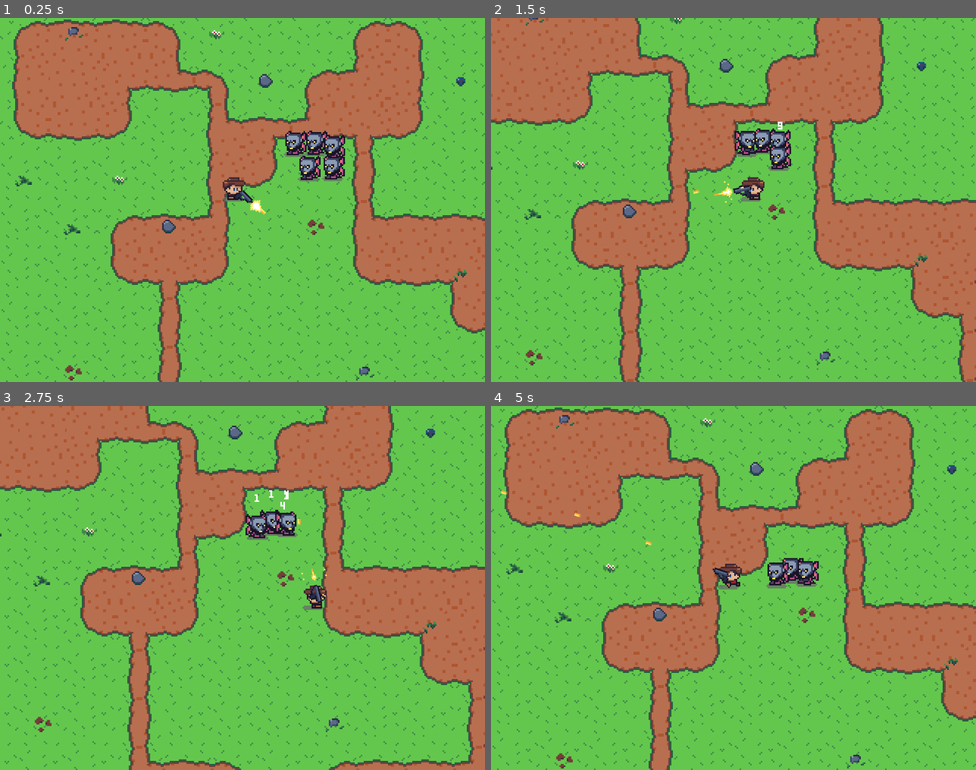
Above: before the commit, frames 1-4 (two rows, left to right).
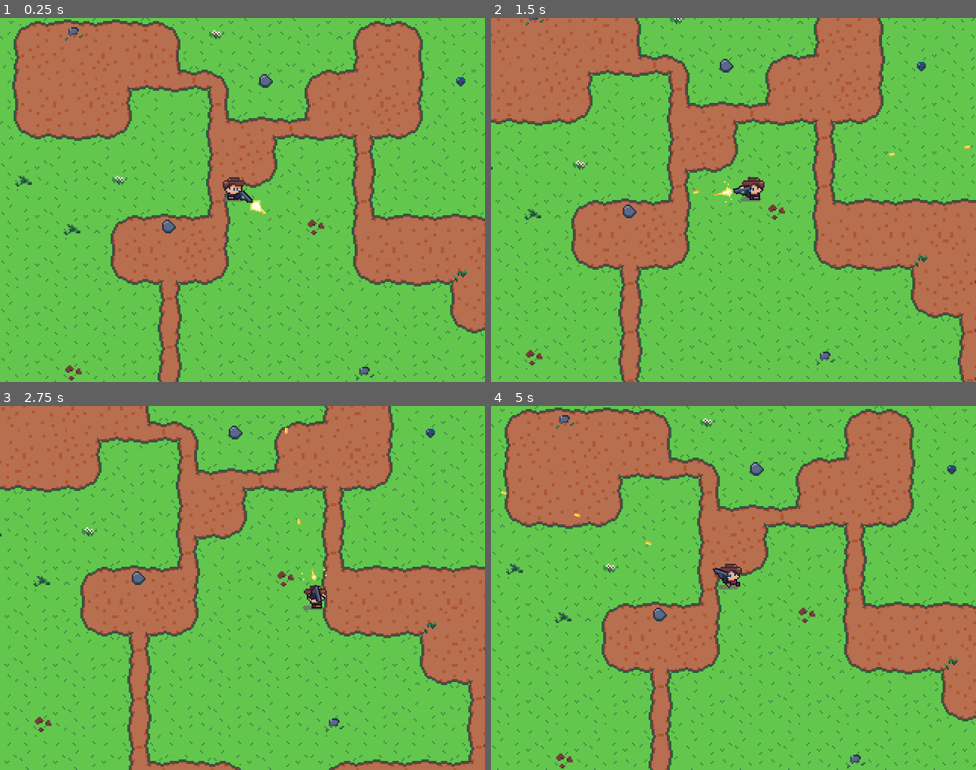
Above: after the commit, the same moments.

Repository: nicolasbize/Godot-401-Swarmed
Game: Godot game, scene res://scenes/world/world.tscn
Two runs of this game, one before a commit and one after it. Both use one fixed random seed, a clock stepped at 60 frames per second and the inputs below.
Inputs (mouse positions are in pixels of both pictures, inside the frame that each line leads up to):
- Up to frame 1 (0.25 s): no input
- Up to frame 2 (1.5 s): move the mouse to (840, 181) at 0.52 s; hold D (move_right) 0.53-1.28 s; move the mouse to (636, 218) at 1.27 s; hold S (move_down) from 1.28 s (still down)
- Up to frame 3 (2.75 s): move the mouse to (291, 507) at 2.02 s; release S (move_down) at 2.03 s; hold D (move_right) from 2.03 s (still down)
- Up to frame 4 (5 s): move the mouse to (709, 660) at 2.77 s; release D (move_right) at 2.78 s; hold W (move_up) 2.78-3.53 s; move the mouse to (879, 642) at 3.52 s; hold A (move_left) from 3.53 s (still down); move the mouse to (588, 533) at 4.27 s

The runs differ from the first frame. In frame 1, 1.3% of the frame differs, in the area x 58-72%, y 30-45%; in frame 2, 1.0%; in frame 3, 0.8%; in frame 4, 0.8%.

Commit message:
completed GD405

Diff:
--- /dev/null
+++ b/scenes/coin/coin.gd
@@ -0,0 +1,18 @@
+class_name Coin
+extends Area2D
+
+enum CoinType {Bronze, Jade, Diamond, Sapphire}
+
+@onready var coin_sprite: Sprite2D = $CoinSprite
+
+@export var type := CoinType.Bronze
+
+func _ready() -> void:
+	coin_sprite.frame = type
+
+func _on_body_entered(body: Node2D) -> void:
+	if body is Player:
+		var player : Player = body
+		var coin_values : Array[int] = [1, 3, 5, 10]
+		player.add_coins(coin_values[type])
+		queue_free()
--- /dev/null
+++ b/scenes/coin/coin.tscn
@@ -0,0 +1,63 @@
+[gd_scene format=3 uid="uid://dswu53ogcn3n4"]
+
+[ext_resource type="Script" uid="uid://bbt4s6b20b55e" path="res://scenes/coin/coin.gd" id="1_u0637"]
+[ext_resource type="Texture2D" uid="uid://dayb3h7k8abpw" path="res://assets/textures/coin.png" id="1_yr0ns"]
+
+[sub_resource type="CircleShape2D" id="CircleShape2D_cbyeo"]
+radius = 5.0
+
+[sub_resource type="Animation" id="Animation_yr0ns"]
+length = 0.001
+tracks/0/type = "value"
+tracks/0/imported = false
+tracks/0/enabled = true
+tracks/0/path = NodePath("CoinSprite:position")
+tracks/0/interp = 1
+tracks/0/loop_wrap = true
+tracks/0/keys = {
+"times": PackedFloat32Array(0),
+"transitions": PackedFloat32Array(1),
+"update": 0,
+"values": [Vector2(0, 0)]
+}
+
+[sub_resource type="Animation" id="Animation_u0637"]
+resource_name = "spawn"
+length = 0.5
+step = 0.025
+tracks/0/type = "value"
+tracks/0/imported = false
+tracks/0/enabled = true
+tracks/0/path = NodePath("CoinSprite:position")
+tracks/0/interp = 2
+tracks/0/loop_wrap = true
+tracks/0/keys = {
+"times": PackedFloat32Array(0, 0.2, 0.25, 0.3, 0.5),
+"transitions": PackedFloat32Array(1, 1, 1, 1, 1),
+"update": 0,
+"values": [Vector2(0, 0), Vector2(0, -7), Vector2(0, -8), Vector2(0, -7), Vector2(0, 0)]
+}
+
+[sub_resource type="AnimationLibrary" id="AnimationLibrary_5vuvm"]
+_data = {
+&"RESET": SubResource("Animation_yr0ns"),
+&"spawn": SubResource("Animation_u0637")
+}
+
+[node name="Coin" type="Area2D" unique_id=255637011]
+collision_layer = 16
+collision_mask = 2
+script = ExtResource("1_u0637")
+
+[node name="CoinSprite" type="Sprite2D" parent="." unique_id=521092802]
+texture = ExtResource("1_yr0ns")
+hframes = 4
+
+[node name="CollisionShape2D" type="CollisionShape2D" parent="." unique_id=103034390]
+shape = SubResource("CircleShape2D_cbyeo")
+
+[node name="AnimationPlayer" type="AnimationPlayer" parent="." unique_id=1399818779]
+libraries/ = SubResource("AnimationLibrary_5vuvm")
+autoplay = &"spawn"
+
+[connection signal="body_entered" from="." to="." method="_on_body_entered"]
--- a/scenes/enemy/enemy.gd
+++ b/scenes/enemy/enemy.gd
@@ -2,7 +2,7 @@
 extends CharacterBody2D
 
 signal damage_received(damage_global_position: Vector2, damage_amount: int)
-signal destroyed(enemy_global_position: Vector2, extra_damage: int)
+signal destroyed(enemy_global_position: Vector2, extra_damage: int, reward_type: Coin.CoinType)
 
 @onready var animation_player: AnimationPlayer = $AnimationPlayer
 @onready var timer: Timer = $Timer
@@ -13,6 +13,7 @@
 @export var player : Player = null
 @export var speed : float = 10.0
 @export var max_health := 10
+@export var reward : Coin.CoinType
 
 enum State {Moving, Hurting, Dying}
 
@@ -49,7 +50,7 @@
 		if current_health == 0:
 			current_state = State.Dying
 			extra_damage = extra_damage / 2
-			destroyed.emit(global_position, extra_damage)
+			destroyed.emit(global_position, extra_damage, reward)
 			queue_free()
 
 func recover() -> void:
--- a/scenes/player/player.gd
+++ b/scenes/player/player.gd
@@ -9,25 +9,53 @@
 @onready var weapon: Weapon = $WeaponPivot/Weapon
 @onready var shot_timer: Timer = $ShotTimer
 @onready var bullet_spawn_location: Node2D = $WeaponPivot/Weapon/BulletSpawnLocation
+@onready var magnet_area: Area2D = $MagnetArea
+@onready var magnet_sphere: CollisionShape2D = $MagnetArea/MagnetSphere
+@onready var current_health = max_health
 
 @export var speed := 50.0
 @export var fire_rate := 2.0
 @export var damage_min := 3
 @export var damage_max := 5
+@export var magnet_strength := 20.0
+@export var max_health := 10
+@export var coins_collected := 0
+
+enum State {Moving, Hurting, Dying}
+
+var current_state := State.Moving
 
 func _ready() -> void:
 	shot_timer.start(1.0 / fire_rate)
+	magnet_sphere.shape.radius = magnet_strength
 
 func _physics_process(delta: float) -> void:
-	var direction := Input.get_vector("move_left", "move_right", "move_up", "move_down")
-	velocity = direction * speed
-	move_and_slide()
+	if current_state != State.Dying:
+		var direction := Input.get_vector("move_left", "move_right", "move_up", "move_down")
+		velocity = direction * speed
+		move_and_slide()
+		if current_state == State.Moving:
+			play_moving_animation(direction)
+		aim_at(get_global_mouse_position())
+		attract_coins(delta)
 
+func play_moving_animation(direction: Vector2) -> void:
 	if direction == Vector2.ZERO:
 		animation_player.play("idle")
 	else:
 		animation_player.play("walk")
-	aim_at(get_global_mouse_position())
+
+func attract_coins(delta: float) -> void:
+	if current_state != State.Dying:
+		for area : Area2D in magnet_area.get_overlapping_areas():
+			if area is Coin:
+				var coin : Coin = area
+				var coin_direction := coin.position.direction_to(position)
+				coin.position += coin_direction * magnet_strength * delta
+
+func add_coins(amount: int) -> void:
+	if current_state != State.Dying:
+		coins_collected += amount
 
 func aim_at(target: Vector2) -> void:
 	var weapon_direction := weapon_pivot.global_position.direction_to(target)
@@ -39,10 +67,25 @@
 	body_sprite.flip_h = weapon_pivot.scale.y < 0
 
 func _on_shot_timer_timeout() -> void:
-	weapon.shoot()
-	var damage := randi_range(damage_min, damage_max)
-	shot.emit(bullet_spawn_location.global_position, bullet_spawn_location.global_rotation, damage)
+	if current_state != State.Dying:
+		weapon.shoot()
+		var damage := randi_range(damage_min, damage_max)
+		shot.emit(bullet_spawn_location.global_position, bullet_spawn_location.global_rotation, damage)
 
 func get_random_spawn_position() -> Vector2:
 	var random_angle := randf_range(0, TAU)
 	return position + Vector2.from_angle(random_angle) * 300
+
+func _on_enemy_detection_area_body_entered(body: Node2D) -> void:
+	if body is Enemy and current_state == State.Moving:
+		current_health -= 1
+		if current_health == 0:
+			current_state = State.Dying
+			print("OH NO I DIE")
+		else:
+			current_state = State.Hurting
+			animation_player.play("hurt")
+
+func recover() -> void:
+	current_state = State.Moving
+	animation_player.play("walk")
--- a/scenes/player/player.tscn
+++ b/scenes/player/player.tscn
@@ -35,10 +35,24 @@
 tracks/0/interp = 1
 tracks/0/loop_wrap = true
 tracks/0/keys = {
-"times": PackedFloat32Array(0, 0.2, 0.4, 0.6),
-"transitions": PackedFloat32Array(1, 1, 1, 1),
+"times": PackedFloat32Array(0, 0.2, 0.4, 0.6, 0.8),
+"transitions": PackedFloat32Array(1, 1, 1, 1, 1),
 "update": 1,
-"values": [2, 0, 2, 0]
+"values": [2, 0, 2, 0, 2]
+}
+tracks/1/type = "method"
+tracks/1/imported = false
+tracks/1/enabled = true
+tracks/1/path = NodePath(".")
+tracks/1/interp = 1
+tracks/1/loop_wrap = true
+tracks/1/keys = {
+"times": PackedFloat32Array(1),
+"transitions": PackedFloat32Array(1),
+"values": [{
+"args": [],
+"method": &"recover"
+}]
 }
 
 [sub_resource type="Animation" id="Animation_lvxji"]
@@ -85,11 +99,18 @@
 &"walk": SubResource("Animation_p47bc")
 }
 
+[sub_resource type="CircleShape2D" id="CircleShape2D_cbyeo"]
+
+[sub_resource type="CapsuleShape2D" id="CapsuleShape2D_umx8v"]
+radius = 2.0
+height = 6.0
+
 [node name="Player" type="CharacterBody2D" unique_id=58168645]
 collision_layer = 2
 collision_mask = 17
 script = ExtResource("1_gmlin")
 fire_rate = 5.0
+max_health = 2
 
 [node name="ShadowSprite" type="Sprite2D" parent="." unique_id=444850054]
 texture = ExtResource("1_dovo2")
@@ -129,4 +150,21 @@
 limit_right = 340
 limit_bottom = 270
 
+[node name="MagnetArea" type="Area2D" parent="." unique_id=1599032449]
+collision_layer = 0
+collision_mask = 16
+
+[node name="MagnetSphere" type="CollisionShape2D" parent="MagnetArea" unique_id=1516465167]
+shape = SubResource("CircleShape2D_cbyeo")
+
+[node name="EnemyDetectionArea" type="Area2D" parent="." unique_id=1008294382]
+collision_layer = 0
+collision_mask = 4
+
+[node name="CollisionShape2D" type="CollisionShape2D" parent="EnemyDetectionArea" unique_id=479284487]
+position = Vector2(-1, -2)
+rotation = 1.5707964
+shape = SubResource("CapsuleShape2D_umx8v")
+
 [connection signal="timeout" from="ShotTimer" to="." method="_on_shot_timer_timeout"]
+[connection signal="body_entered" from="EnemyDetectionArea" to="." method="_on_enemy_detection_area_body_entered"]
--- a/scenes/world/world.gd
+++ b/scenes/world/world.gd
@@ -5,6 +5,7 @@
 var damage_label_indicator_blueprint := preload("res://scenes/damage_label_indicator/damage_label_indicator.tscn")
 var explosion_area_blueprint := preload("res://scenes/explosion_area/explosion_area.tscn")
 var enemy_blueprint := preload("res://scenes/enemy/enemy.tscn")
+var coin_blueprint := preload("res://scenes/coin/coin.tscn")
 
 @onready var player: Player = $Player
 
@@ -33,8 +34,13 @@
 	label_indicator.global_position = damage_global_position
 	label_indicator.set_damage(damage_amount)
 
-func _on_enemy_destroyed(enemy_global_position: Vector2, extra_damage: int) -> void:
+func _on_enemy_destroyed(enemy_global_position: Vector2, extra_damage: int, reward_type: Coin.CoinType) -> void:
 	var explosion : ExplosionArea = explosion_area_blueprint.instantiate()
 	add_child.call_deferred(explosion)
 	explosion.global_position = enemy_global_position
 	explosion.splash_damage = extra_damage
+
+	var coin : Coin = coin_blueprint.instantiate()
+	add_child.call_deferred(coin)
+	coin.global_position = enemy_global_position
+	coin.type = reward_type
--- a/scenes/world/world.tscn
+++ b/scenes/world/world.tscn
@@ -3,7 +3,6 @@
 [ext_resource type="Script" uid="uid://dqhlkss18rwai" path="res://scenes/world/world.gd" id="1_1fp7r"]
 [ext_resource type="Texture2D" uid="uid://r8c1mr31dunb" path="res://assets/textures/backgrounds/map-background.png" id="1_dphjl"]
 [ext_resource type="PackedScene" uid="uid://c6wadhpdu25p3" path="res://scenes/player/player.tscn" id="2_sl2e5"]
-[ext_resource type="PackedScene" uid="uid://dl7nv6iulnkd8" path="res://scenes/enemy/enemy.tscn" id="4_6m72w"]
 
 [sub_resource type="RectangleShape2D" id="RectangleShape2D_cbyeo"]
 size = Vector2(361, 20)
@@ -61,39 +60,9 @@
 shape = SubResource("RectangleShape2D_umx8v")
 metadata/_edit_lock_ = true
 
-[node name="Enemy" parent="." unique_id=2125040356 node_paths=PackedStringArray("player") instance=ExtResource("4_6m72w")]
-position = Vector2(200, 95)
-player = NodePath("../Player")
-
-[node name="Enemy2" parent="." unique_id=950413776 node_paths=PackedStringArray("player") instance=ExtResource("4_6m72w")]
-position = Vector2(206, 95)
-player = NodePath("../Player")
-
-[node name="Enemy3" parent="." unique_id=537925839 node_paths=PackedStringArray("player") instance=ExtResource("4_6m72w")]
-position = Vector2(206, 112)
-player = NodePath("../Player")
-
-[node name="Enemy4" parent="." unique_id=1086913374 node_paths=PackedStringArray("player") instance=ExtResource("4_6m72w")]
-position = Vector2(222, 112)
-player = NodePath("../Player")
-
-[node name="Enemy5" parent="." unique_id=1479336285 node_paths=PackedStringArray("player") instance=ExtResource("4_6m72w")]
-position = Vector2(222, 98)
-player = NodePath("../Player")
-
 [node name="SpawnTimer" type="Timer" parent="." unique_id=1697199439]
 wait_time = 7.0
 autostart = true
 
 [connection signal="shot" from="Player" to="." method="_on_player_shot"]
-[connection signal="damage_received" from="Enemy" to="." method="_on_enemy_damage_received"]
-[connection signal="destroyed" from="Enemy" to="." method="_on_enemy_destroyed"]
-[connection signal="damage_received" from="Enemy2" to="." method="_on_enemy_damage_received"]
-[connection signal="destroyed" from="Enemy2" to="." method="_on_enemy_destroyed"]
-[connection signal="damage_received" from="Enemy3" to="." method="_on_enemy_damage_received"]
-[connection signal="destroyed" from="Enemy3" to="." method="_on_enemy_destroyed"]
-[connection signal="damage_received" from="Enemy4" to="." method="_on_enemy_damage_received"]
-[connection signal="destroyed" from="Enemy4" to="." method="_on_enemy_destroyed"]
-[connection signal="damage_received" from="Enemy5" to="." method="_on_enemy_damage_received"]
-[connection signal="destroyed" from="Enemy5" to="." method="_on_enemy_destroyed"]
 [connection signal="timeout" from="SpawnTimer" to="." method="spawn_enemies"]
Not shown, added: scenes/coin/coin.gd.uid
